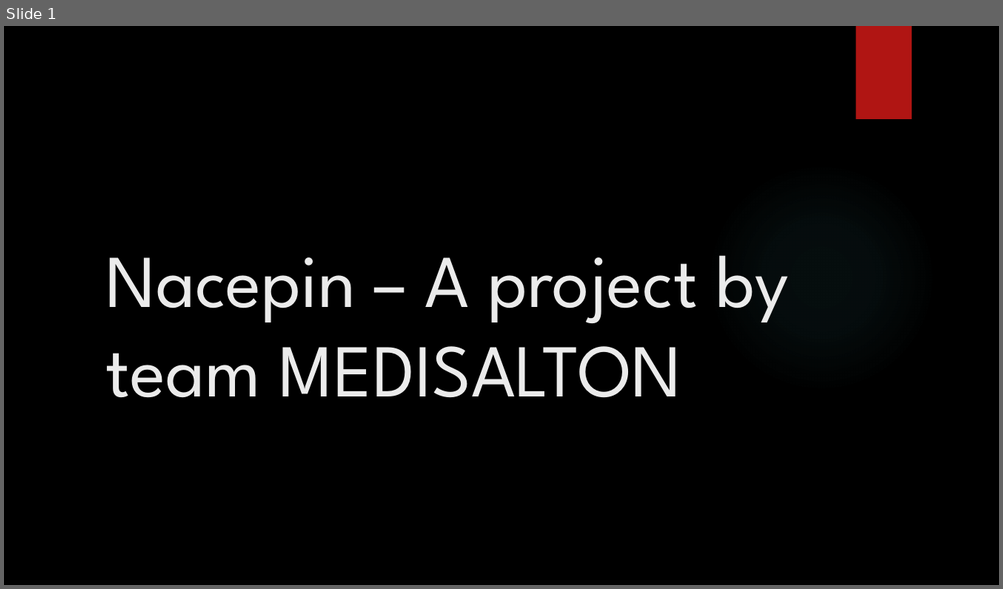
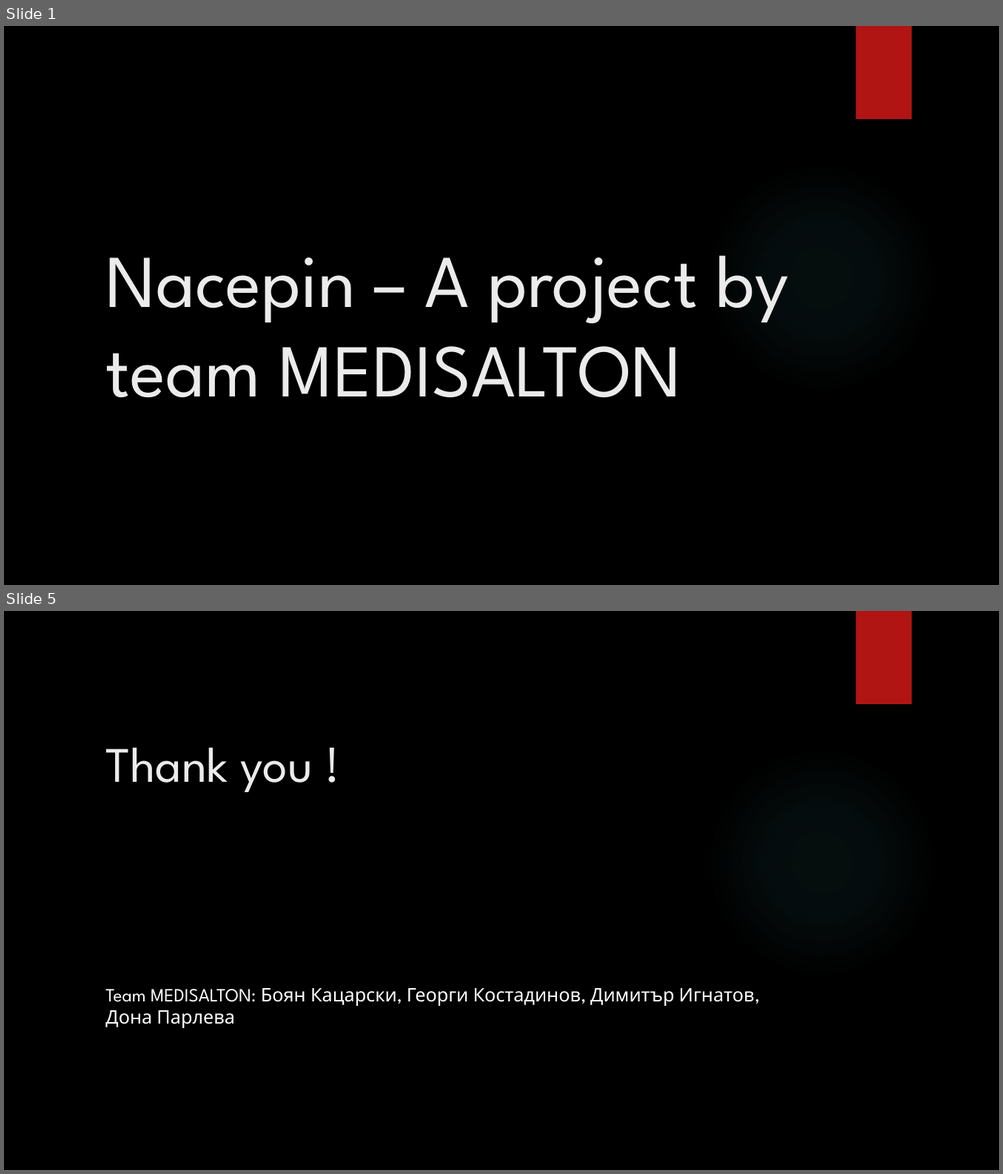
Before and after one commit to Team-Medisalton/Nacepin, a slide deck: SRS and User stories with acceptance criteria/Nacepin work done.pptx. Shown one above the other, each under a label of ours: slide 1 before the commit, slides 1 and 5 after it; the slides between them are not shown. The pictures are 1003x589 and 1003x1174 pixels, drawn with LibreOffice and Linux fonts; fonts in the diff are those of the drawing; background and template pictures are left out. Boxes give left, top, right and bottom in pixels: in the first picture for what was removed or moved away, otherwise in the second. Text is boxed around its words. In the diff, an @@ line names an element or a change of style, - is before the commit and + after.

```diff
--- a/SRS and User stories with acceptance criteria/Nacepin work done.pptx
+++ b/SRS and User stories with acceptance criteria/Nacepin work done.pptx
@@ slide 5 added at [4, 611, 999, 1170], background picture (left out); not listed: 2 template elements that a slide beside it also shows @@
@@ title added at [105, 747, 313, 792], 48 pt, text #EBEBEB @@
+Thank you !
@@ text added at [105, 988, 754, 1028], 18 pt, text #FFFFFF @@
+Team MEDISALTON: Боян Кацарски, Георги Костадинов, Димитър Игнатов, Дона Парлева
```
Also in this commit, not shown: 3 other slides added, 1 slide removed, 3 other files.
